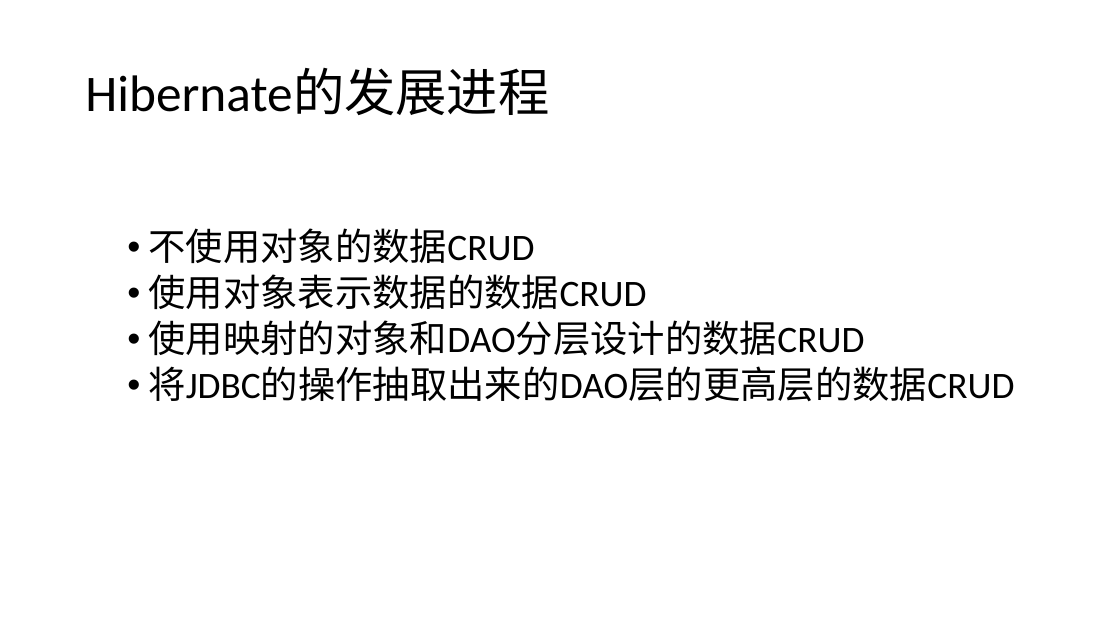
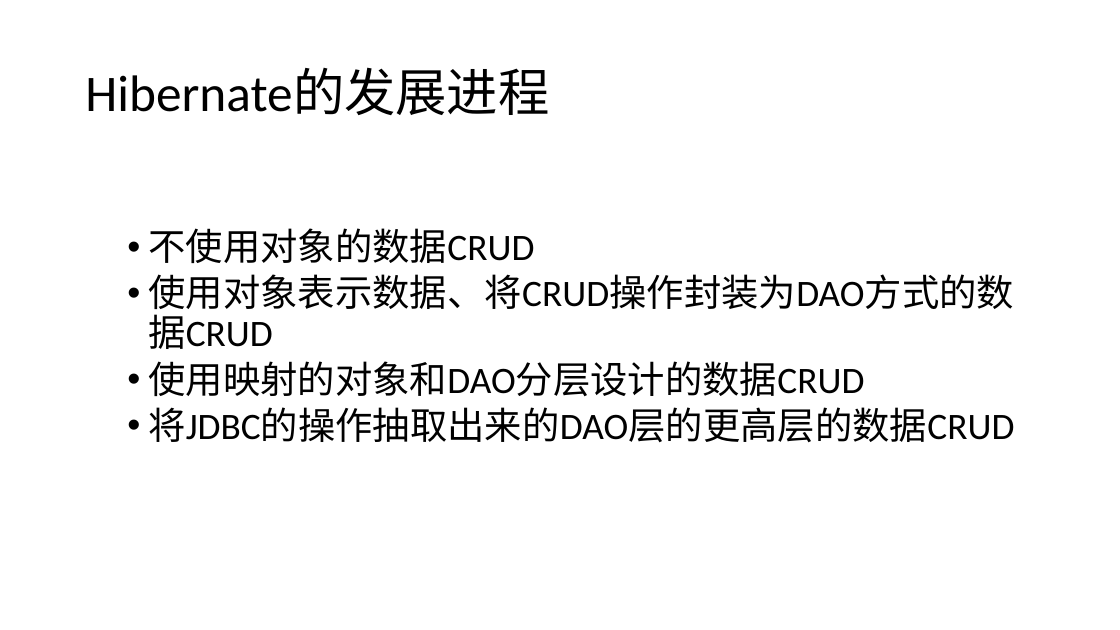
Before and after one commit to liangshanhero/sa, a slide deck: slide 9 of sa/文档/2019 软件体系结构（08）：ORM DAO模式.pptx. Drawn at 1120x630 pixels with LibreOffice and Linux fonts; fonts in the diff are those of the drawing. Boxes give left, top, right and bottom in pixels: in the first picture for what was removed or moved away, otherwise in the second. Text is boxed around its words. In the diff, an @@ line names an element or a change of style, - is before the commit and + after.

```diff
--- a/sa/文档/2019 软件体系结构（08）：ORM DAO模式.pptx
+++ b/sa/文档/2019 软件体系结构（08）：ORM DAO模式.pptx
@@ text at [148,274,1014,316]: text changed @@
-  • 使用对象表示数据的数据CRUD
+  • 使用对象表示数据、将CRUD操作封装为DAO方式的数据CRUD
```
Also in this commit, not shown: 3 other files.
